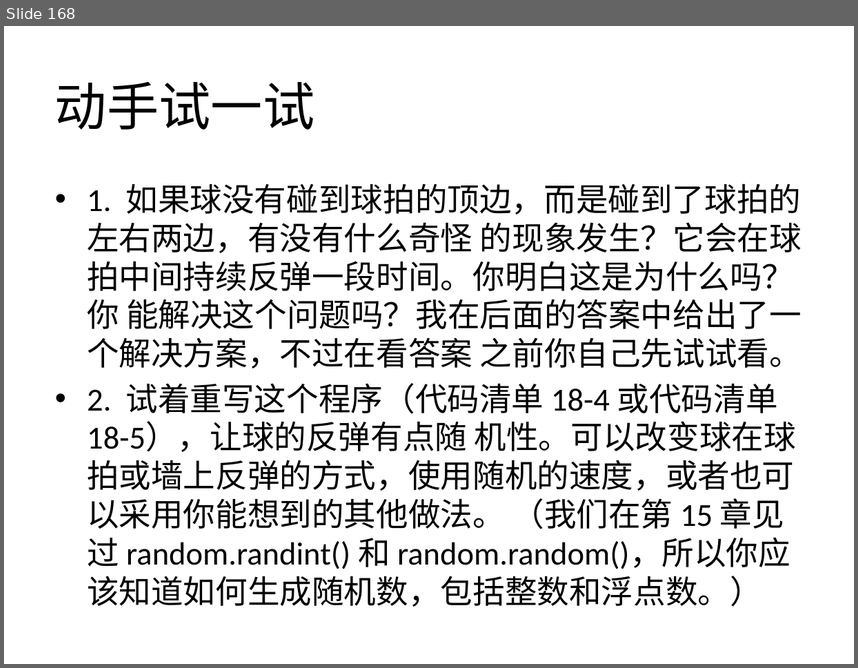
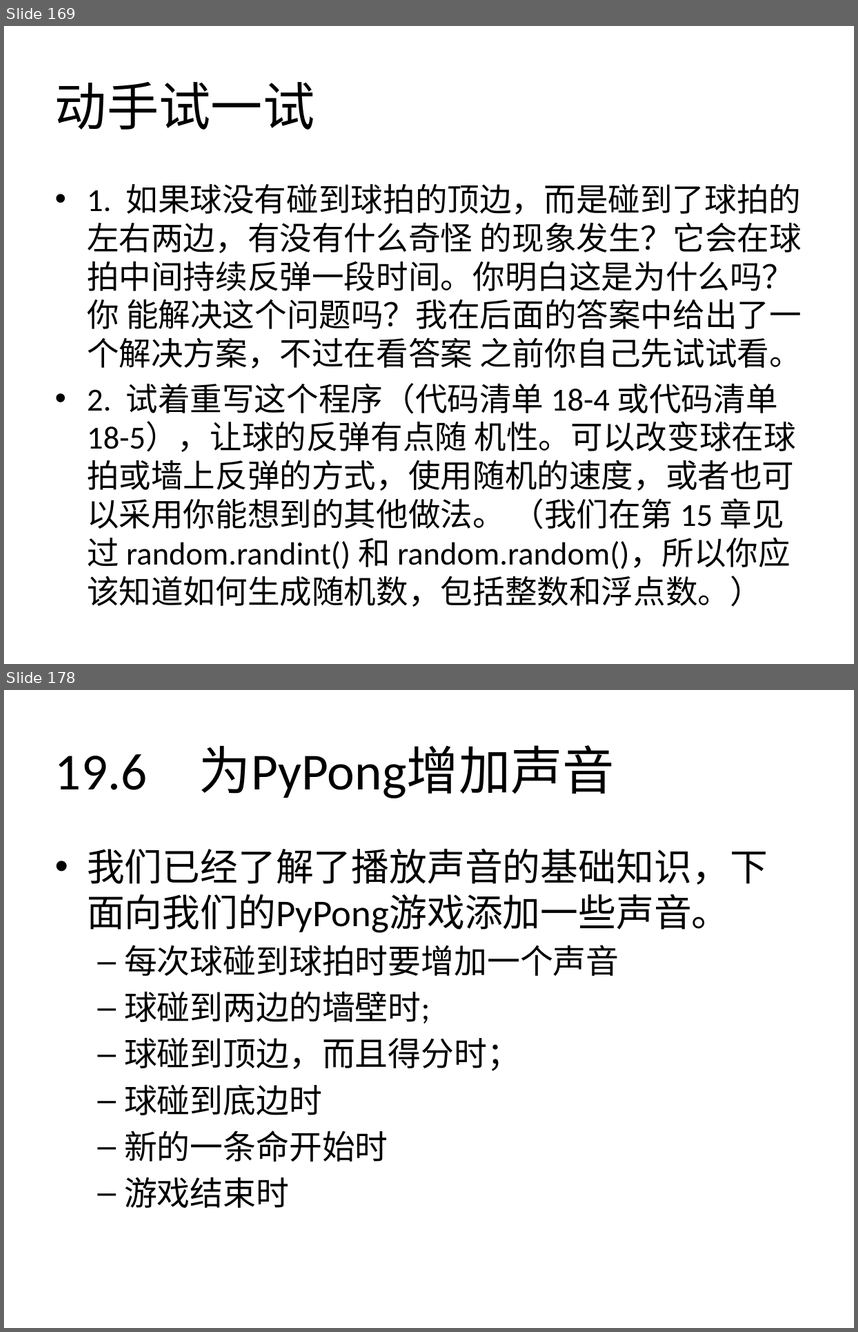
Before and after one commit to zhinan18/Python3, a slide deck: readme/Python3.pptx. Shown one above the other, each under a label of ours: slide 168 before the commit, slides 169 and 178 after it; the slides between them are not shown. The pictures are 858x668 and 858x1332 pixels, drawn with LibreOffice and Linux fonts; fonts in the diff are those of the drawing. Boxes give left, top, right and bottom in pixels: in the first picture for what was removed or moved away, otherwise in the second. Text is boxed around its words. In the diff, an @@ line names an element or a change of style, - is before the commit and + after.

```diff
--- a/readme/Python3.pptx
+++ b/readme/Python3.pptx
@@ slide 178 added at box(4, 690, 854, 1328), background #FFFFFF @@
@@ title added at box(55, 745, 615, 798), 44 pt, text #000000 @@
+19.6 为PyPong增加声音
@@ text added at box(87, 848, 768, 1208), 28 pt, text #000000 @@
+• 我们已经了解了播放声音的基础知识，下面向我们的PyPong游戏添加一些声音。
+  – 每次球碰到球拍时要增加一个声音
+  – 球碰到两边的墙壁时;
+  – 球碰到顶边，而且得分时；
+  – 球碰到底边时
+  – 新的一条命开始时
+  – 游戏结束时
@@ what was slide 168 is now slide 169 @@
```
Also in this commit, not shown: 2 slides changed, 24 other slides added, 17 other files.
